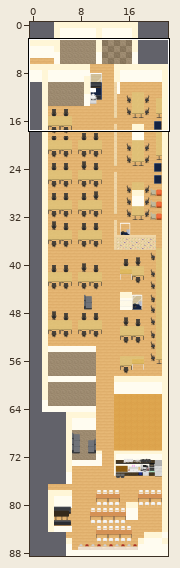
A Tiled map (JSON) gets an edit: maps/map.json. The picture above shows the old version from afar; the outline marks the close-up.
Close-up. Earlier state:
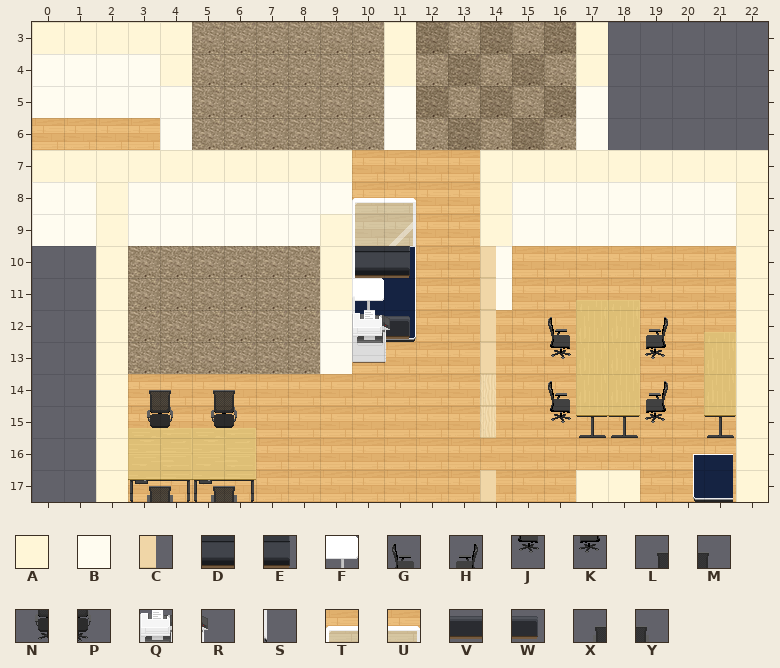
Cells are 32x32 px. Shown: x 0..22, y 3..17. The commit also changed other parts of the map, which this record leaves out.
Key: from "Chunk 1": A 8, B 9, C 12, D 42, E 43, F 44, G 45, H 46, J 47, K 48, L 49, M 50, N 51, P 52, Q 116, R 117, S 118, T 122, U 123, V 125, W 126, X 141, Y 142.
_ is an empty cell.
Layers that did not change in this view are not listed.
Layer "walls" before, first column x 0:
 3 AAAAA____
 4 BBBBA____
 5 BBBBB____
 6 ____B____
 7 A________
 8 B________
 9 BBABBBBBB
10 __A______
11 __A______
12 __A______
13 __A______
Layer "furniture" before, first column x 5:
 8 __________________
 9 __________________
10 _____DE___________
11 _____F____________
12 ___________G__H___
13 ___________J__K___
14 LM_________G__H___
15 NP_________J__K___
16 __________________
17 __________________
Layer "Wallpaper Above player" before, first column x 0:
 3 _______________________
 4 _______________________
 5 _______________________
 6 _______________________
 7 _AAAAAAAAA____AAA______
 8 _BABBBBBBBTU__ABB______
 9 _______________________
10 ______________C________
11 ______________C________
12 __________VW___________
13 _______________________
Once edited:
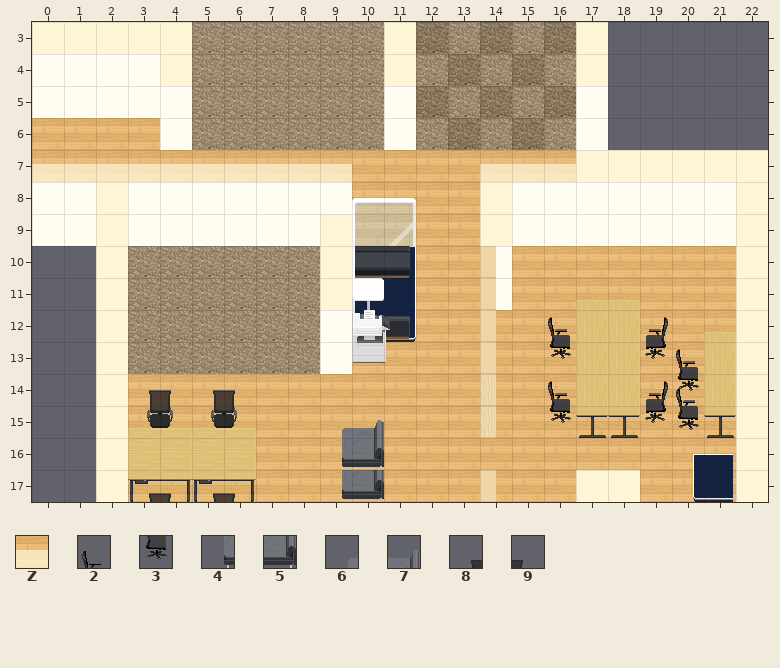
Further tiles: from "Chunk 1": Z 11, 2 63, 3 64, 4 71, 5 72, 6 151, 7 152, 8 153, 9 154.
See-through tiles are keyed as they look on the map.
What changed:
Layer "walls":
Tile A gives way to tile Z in row 7 at x 0.
Layer "furniture":
The edit adds tile 4 in rows 16 to 17 at x 9.
The edit adds tile 5 in rows 16 to 17 at x 10.
The edit adds tile G in row 13 at x 20.
The edit adds tile J in row 14 at x 20.
Layer "aboveFurniture":
The edit adds tile 2 in row 14 at x 20.
The edit adds tile 3 in row 15 at x 20.
The edit adds tile 6 in row 15 at x 9.
The edit adds tile 7 in row 15 at x 10.
Layer "Wallpaper Above player":
Tile A gives way to tile Z in row 7 at x 1 to 9 and 14 to 16.
Layer "abovePlayer1":
Tile X gives way to tile 8 in row 17 at x 3 and 5.
Tile Y gives way to tile 9 in row 17 at x 4 and 6.
